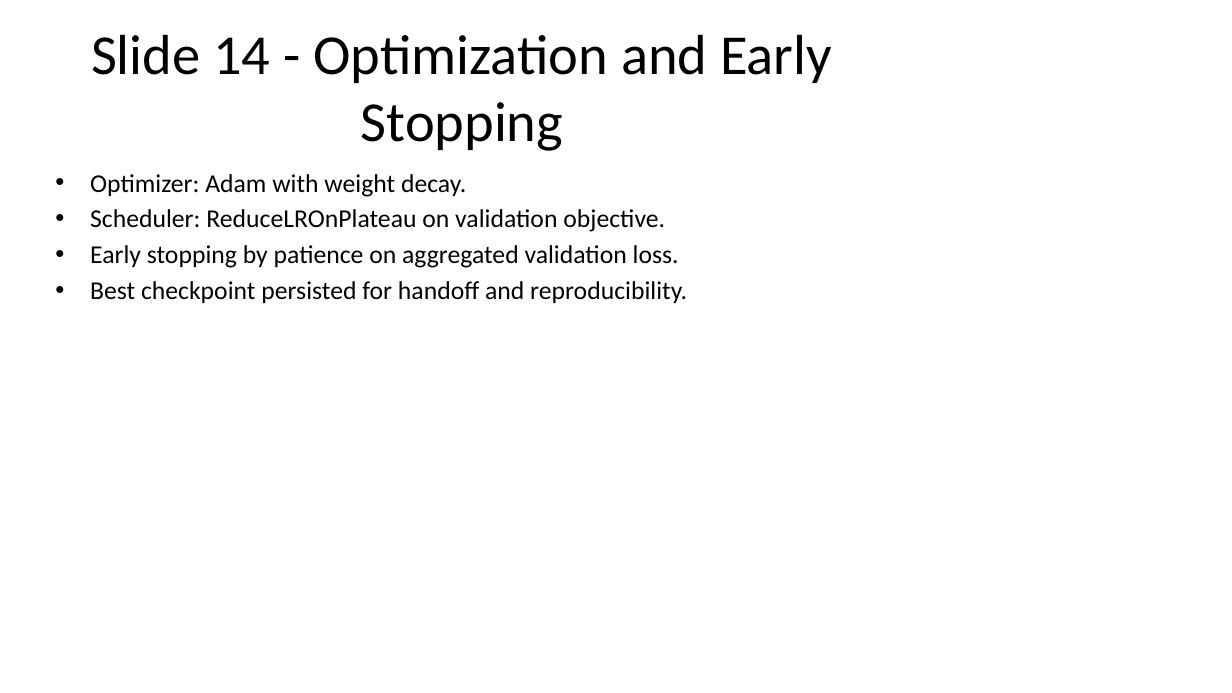
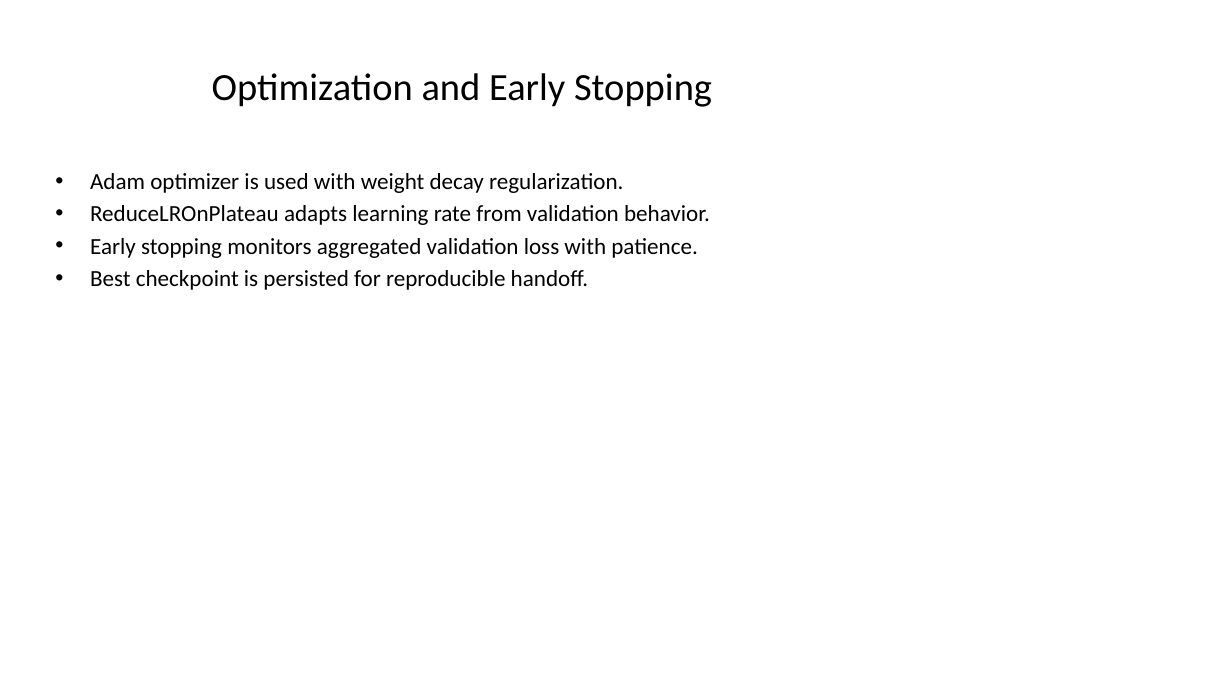
Before and after one commit to Sushree2179/Neural_PK-PD_Modeling_with_ODE, a slide deck: slide 16 of Slides/Phase3B_18Slide_Deck.pptx (slide 14 before the commit). Drawn at 1232x693 pixels with LibreOffice and Linux fonts; fonts in the diff are those of the drawing. Boxes give left, top, right and bottom in pixels: in the first picture for what was removed or moved away, otherwise in the second. Text is boxed around its words. In the diff, an @@ line names an element or a change of style, - is before the commit and + after.

```diff
--- a/Slides/Phase3B_18Slide_Deck.pptx
+++ b/Slides/Phase3B_18Slide_Deck.pptx
@@ title at (212,73,712,107): text changed; size 44 to 30 pt @@
-Slide 14 - Optimization and Early Stopping
+Optimization and Early Stopping
@@ text at (90,173,710,290): text changed; size 20 to 18 pt @@
-• Optimizer: Adam with weight decay.
-• Scheduler: ReduceLROnPlateau on validation objective.
-• Early stopping by patience on aggregated validation loss.
-• Best checkpoint persisted for handoff and reproducibility.
+• Adam optimizer is used with weight decay regularization.
+• ReduceLROnPlateau adapts learning rate from validation behavior.
+• Early stopping monitors aggregated validation loss with patience.
+• Best checkpoint is persisted for reproducible handoff.
```
Also in this commit, not shown: 17 other slides changed, 5 slides added, 3 other files.
